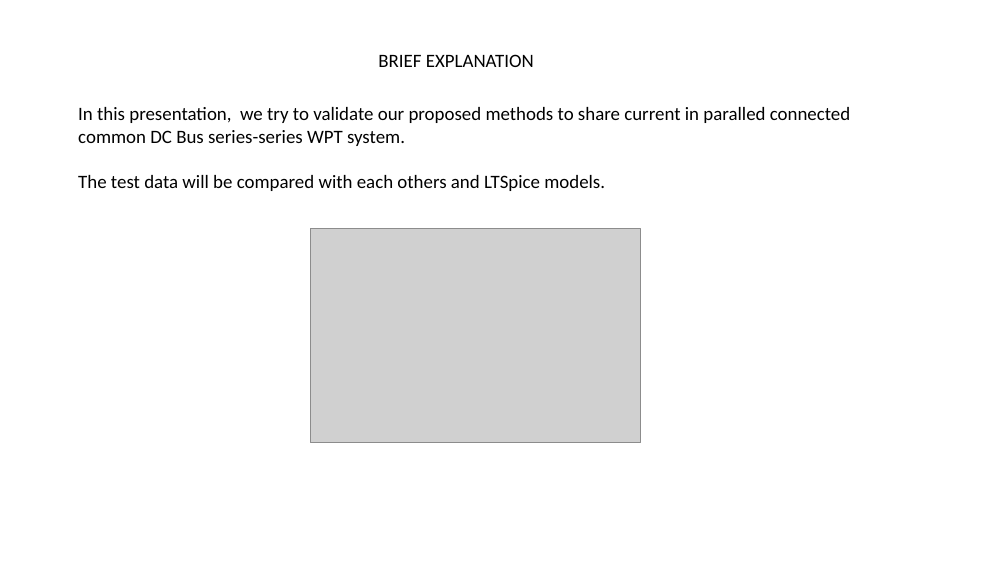
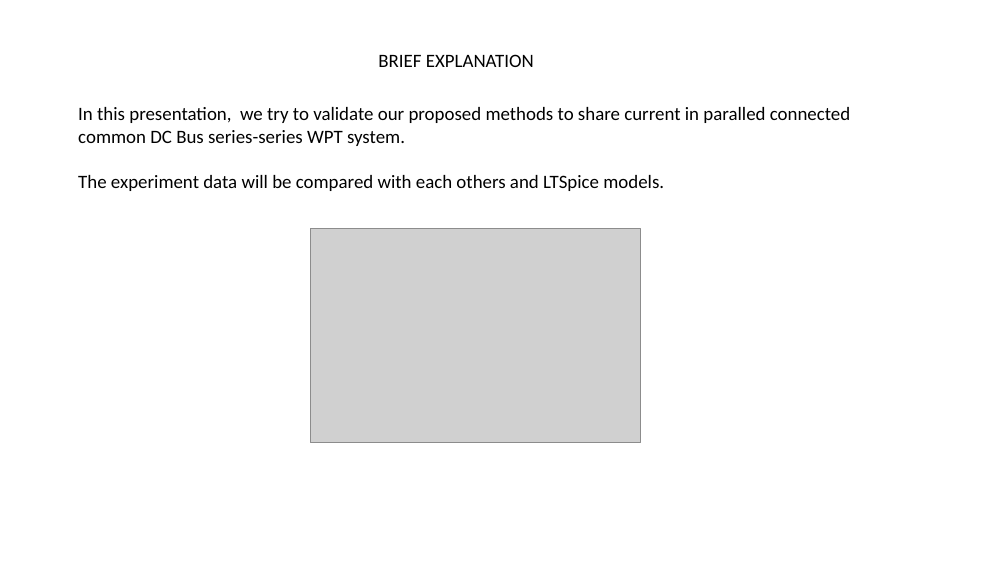
Before and after one commit to EnesAyaz/Studies, a slide deck: slide 1 of Reports/WPT/Test-Data.pptx. Drawn at 1008x567 pixels with LibreOffice and Linux fonts; fonts in the diff are those of the drawing; grey boxes stand for pictures. Boxes give left, top, right and bottom in pixels: in the first picture for what was removed or moved away, otherwise in the second. Text is boxed around its words. In the diff, an @@ line names an element or a change of style, - is before the commit and + after.

Commit message:
WPT experiment data and presentation about usage of data and fig
in the journals

```diff
--- a/Reports/WPT/Test-Data.pptx
+++ b/Reports/WPT/Test-Data.pptx
@@ text at bbox=[78, 175, 664, 191]: text changed @@
-The test data will be compared with each others and LTSpice models.
+The experiment data will be compared with each others and LTSpice models.
```
Also in this commit, not shown: 7 other slides changed, 11 slides added, 1 slide removed, 12 other files.
